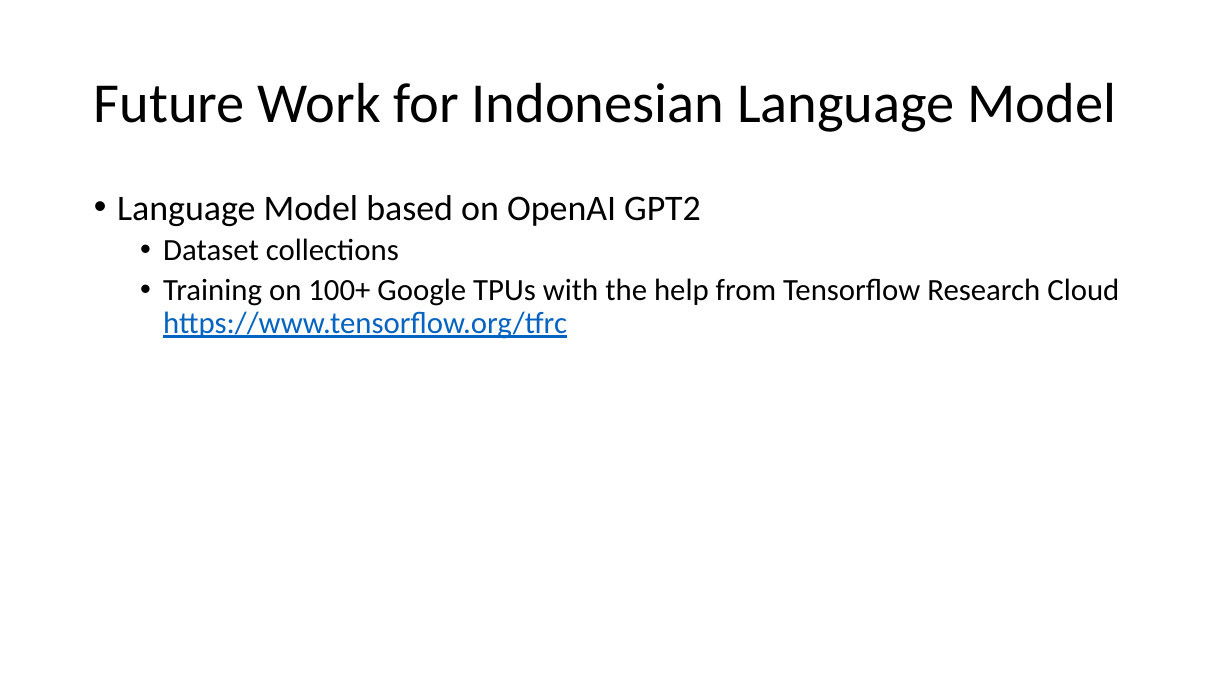
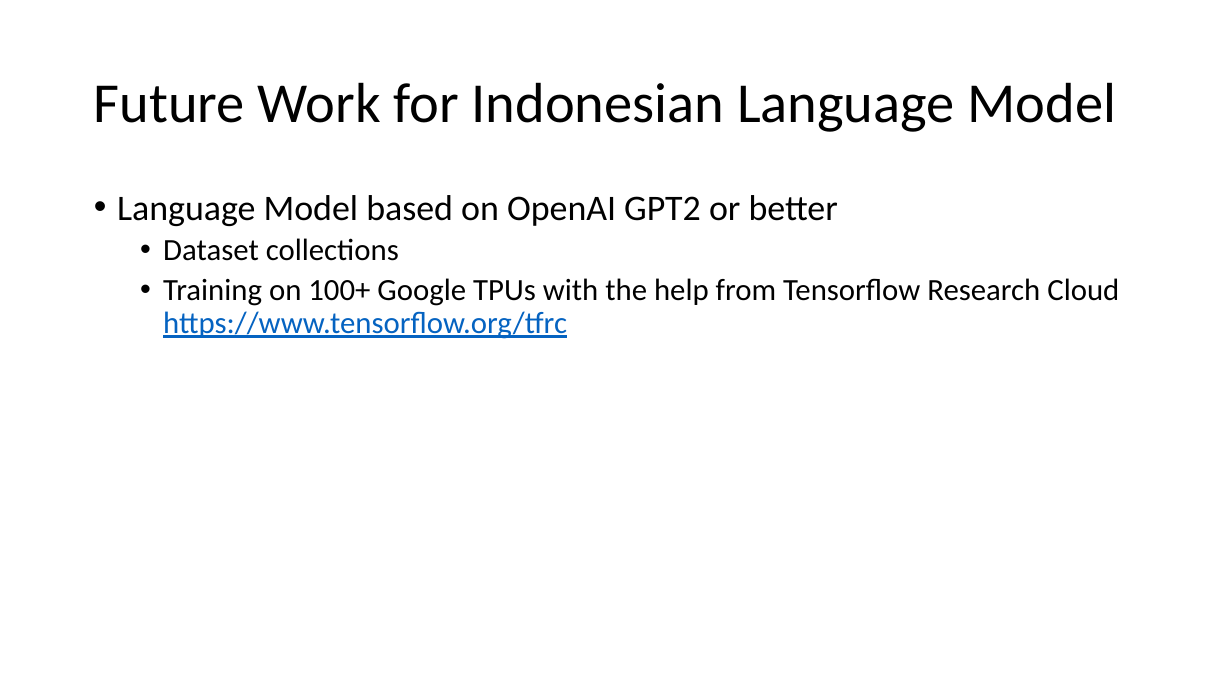
Before and after one commit to cahya-wirawan/indonesian-language-models, a slide deck: slide 11 of indonesia/IndonesianLM.pptx. Drawn at 1232x693 pixels with LibreOffice and Linux fonts; fonts in the diff are those of the drawing. Boxes give left, top, right and bottom in pixels: in the first picture for what was removed or moved away, otherwise in the second. Text is boxed around its words. In the diff, an @@ line names an element or a change of style, - is before the commit and + after.

```diff
--- a/indonesia/IndonesianLM.pptx
+++ b/indonesia/IndonesianLM.pptx
@@ text at (x1=117, y1=195, x2=838, y2=226): text changed @@
-• Language Model based on OpenAI GPT2
+• Language Model based on OpenAI GPT2 or better
```
Also in this commit, not shown: 3 other slides changed, 1 slide added, 1 slide removed, 1 other file.
